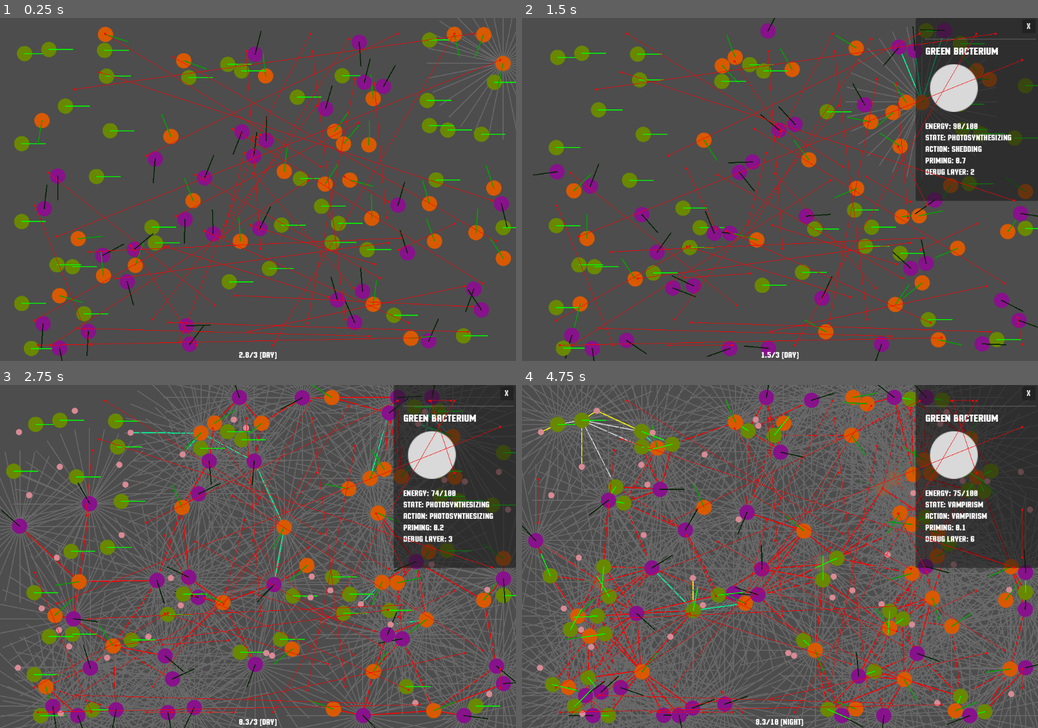
Above: before the commit, frames 1-4 (two rows, left to right).
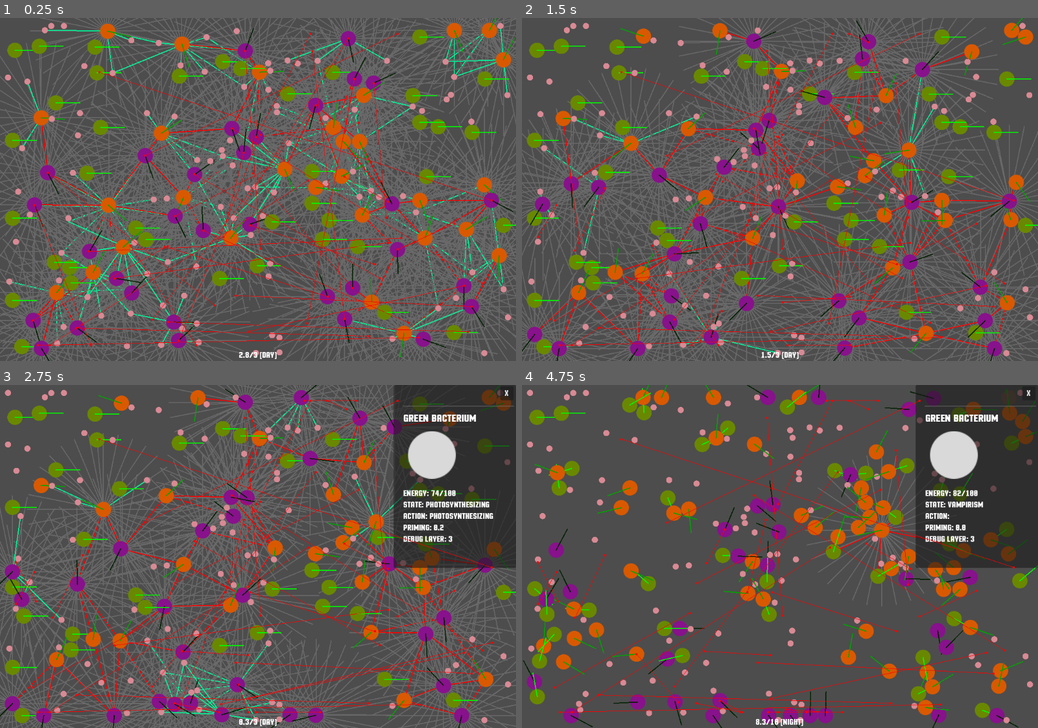
Above: after the commit, the same moments.

Repository: blekki/Bacteriostat
Game: Godot game, scene res://src/bacteriostat/bacteriostat.tscn
The game is run twice, just before and just after one commit, with the same random seed, the same clock (stepped at 60 frames per second) and the same inputs.
Inputs (mouse positions are in pixels of both pictures, inside the frame that each line leads up to):
- Up to frame 1 (0.25 s): no input
- Up to frame 2 (1.5 s): drag from (723, 203) to (872, 79) at 0.52 s; drag from (872, 79) to (594, 268) at 1.27 s
- Up to frame 3 (2.75 s): move the mouse to (72, 635) at 2.02 s; click (72, 635) at 2.17 s
- Up to frame 4 (4.75 s): drag from (687, 710) to (594, 635) at 2.77 s; drag from (1012, 505) to (604, 659) at 3.52 s; drag from (537, 508) to (594, 683) at 4.27 s

The runs differ from the first frame. In frame 1, 49% of the frame differs, in the area x 0-100%, y 0-100%; in frame 2, 50%; in frame 3, 41%; in frame 4, 52%.

Commit message:
Add method to add energy cells to scene

Diff:
--- a/src/bacterium/bacterium.gd
+++ b/src/bacterium/bacterium.gd
@@ -28,14 +28,10 @@
 var _physics_frame: int = 0
 
 # <> Methods section <>
-func setup(navigation_field: Vector2):
-	_navigation_field = navigation_field
-
 func _ready():
 	super()
 	max_energy = 100
 	energy = 90
-	position = _generate_smart_point()
 
 func _physics_process(delta: float) -> void:
 	behavior_state.do_task(self)
--- a/src/entity/entity.gd
+++ b/src/entity/entity.gd
@@ -17,9 +17,13 @@
 var _random: RandomNumberGenerator = RandomNumberGenerator.new()
 
 # <> Methods section <>
+func setup(navigation_field: Vector2):
+	_navigation_field = navigation_field
+
 func _ready():
+	_random.randomize()
 	debug_layer = Debug.get_new_layer()
-	_random.randomize()
+	position = _generate_smart_point()
 
 func _physics_process(delta: float):
 	_deceleration()
--- a/src/map/map.gd
+++ b/src/map/map.gd
@@ -3,11 +3,10 @@
 
 const MAP_WIDTH = 1080		# in pixels
 const MAP_HEIGHT = 720
-const BACTERIAS_COUNT = 1
-const green_bacteria_instance = preload("res://src/bacterium/green_bacterium.tscn")
+const green_bacteria_instance  = preload("res://src/bacterium/green_bacterium.tscn")
 const orange_bacteria_instance = preload("res://src/bacterium/orange_bacterium.tscn")
 const purple_bacteria_instance = preload("res://src/bacterium/purple_bacterium.tscn")
-const energy_cell_instance = preload("res://src/energy_cell/energy_cell.tscn")
+const energy_cell_instance     = preload("res://src/energy_cell/energy_cell.tscn")
 
 var collision_borders: Array[CollisionShape2D] = []
 var bacteria: Array[Bacterium] = []
@@ -24,6 +23,7 @@
 	await NavigationServer2D.map_changed
 	_init_collision_walls()
 	create_bacteria(100)
+	create_energy_cell(100)
 	_start_day()
 
 
@@ -49,27 +49,6 @@
 				_selected_object.velocity = (get_local_mouse_position() - _selected_object.position) * IMPULSE_MULTIPLIER
 			_selected_object = null
 
-func create_bacteria(count: int):
-	var random = RandomNumberGenerator.new()
-	var map_area = Vector2(MAP_WIDTH, MAP_HEIGHT)
-
-	for i in range(0, count):
-		# set bacterium type
-		var num = random.randi_range(0, 2)
-		var bacterium: Bacterium
-		match num:
-			0: bacterium = green_bacteria_instance.instantiate()
-			1: bacterium = orange_bacteria_instance.instantiate()
-			2: bacterium = purple_bacteria_instance.instantiate()
-
-		# set parameters
-		bacterium.setup(map_area)
-		bacterium.velocity = Vector2(100, 34)
-
-		# save object
-		bacteria.push_back(bacterium)
-		add_child(bacterium)
-
 func _init_collision_walls():	# fast way make dynamic walls
 	const UPSCALE = 1000
 	const NO_SCALE = 1
@@ -90,6 +69,37 @@
 	var right_border = $Collision/RightSide
 	right_border.position = Vector2(MAP_WIDTH, MAP_HEIGHT / 2)
 	right_border.scale = Vector2(NO_SCALE, UPSCALE)
+
+func create_bacteria(count: int):
+	var random = RandomNumberGenerator.new()
+	var map_area = Vector2(MAP_WIDTH, MAP_HEIGHT)
+
+	for i in range(0, count):
+		# set bacterium type
+		var num = random.randi_range(0, 2)
+		var bacterium: Bacterium
+		match num:
+			0: bacterium = green_bacteria_instance.instantiate()
+			1: bacterium = orange_bacteria_instance.instantiate()
+			2: bacterium = purple_bacteria_instance.instantiate()
+
+		# set parameters
+		bacterium.setup(map_area)
+
+		# save and add to scene object
+		bacteria.push_back(bacterium)
+		add_child(bacterium)
+
+func create_energy_cell(count: int):
+	var map_area = Vector2(MAP_WIDTH, MAP_HEIGHT)
+
+	for i in range(0, count):
+		var cell: EnergyCell = energy_cell_instance.instantiate()
+		cell.setup(map_area)
+
+		# save and add to scene object
+		energy_cells.push_back(cell)
+		add_child(cell)
 
 func move_selected_object():
 	if _selected_object != null:
